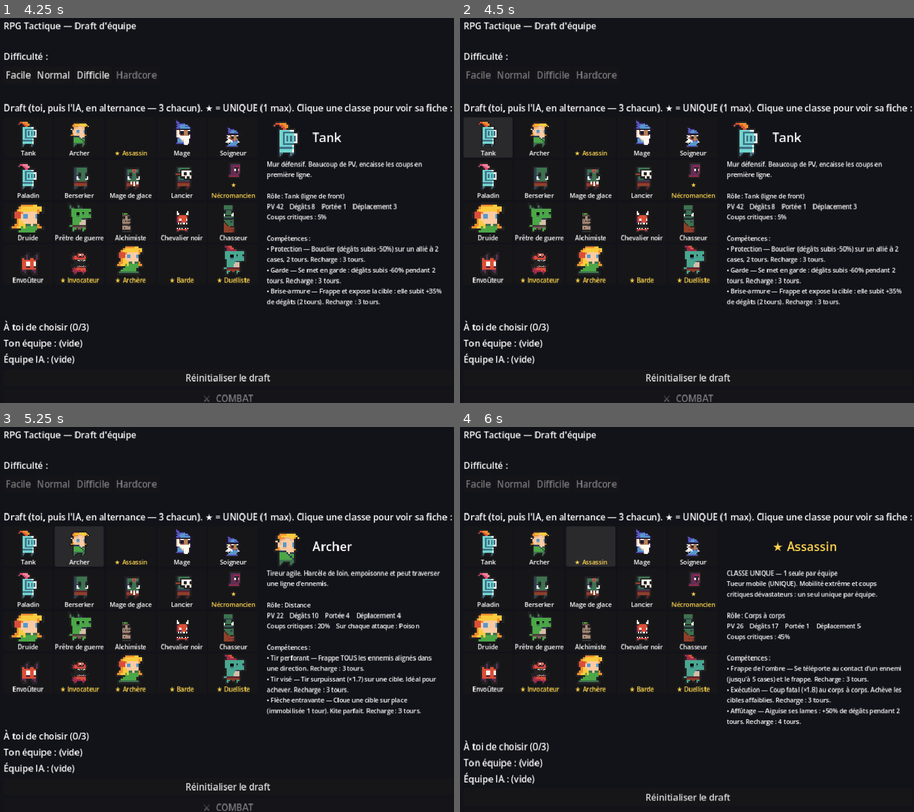
Above: before the commit, frames 1-4 (two rows, left to right).
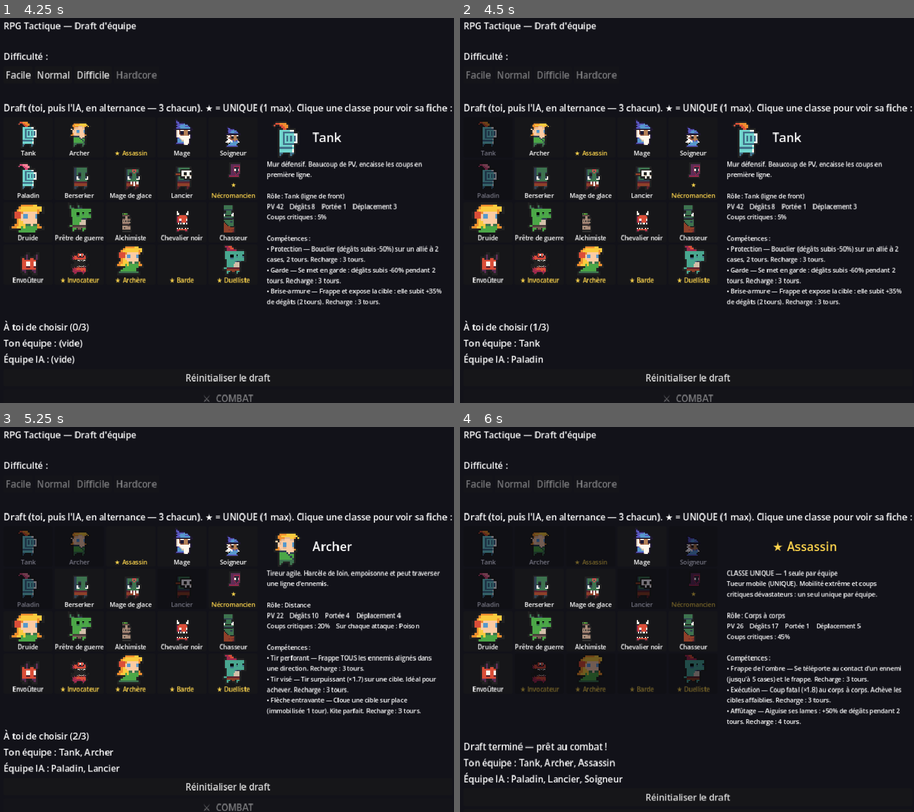
Above: after the commit, the same moments.

Repository: bodji27200-web/mon-jeux-video-
Game: Godot game, scene res://TeamSelect.tscn
Two runs of this game, one before a commit and one after it. Both use one fixed random seed, a clock stepped at 60 frames per second and the inputs below.
Inputs (mouse positions are in pixels of both pictures, inside the frame that each line leads up to):
- Up to frame 1 (4.25 s): click "Facile" at 0.5 s; click "Normal" at 1.25 s; click "Difficile" at 2 s; click "Normal" at 2.75 s; click "Hardcore" at 3.5 s
- Up to frame 2 (4.5 s): click (487, 137) at 4.27 s
- Up to frame 3 (5.25 s): click (77, 546) at 5.02 s
- Up to frame 4 (6 s): click (591, 546) at 5.77 s

Frame 1 is identical in both runs. In frame 2, 1.4% of the frame differs, in the area x 0-19%, y 25-91%; in frame 3, 1.8%; in frame 4, 3.8%, in the area x 0-57%, y 25-93%.
Error before the commit: Parse Error: Cannot infer the type of "d" variable because the value doesn't have a set type. (res://AI.gd:104)

Commit message:
Fix type inference error on AI.gd line 104
Co-Authored-By: Claude Sonnet 4.6 <noreply@anthropic.com>

Diff:
--- a/AI.gd
+++ b/AI.gd
@@ -101,7 +101,7 @@
 		var all_pool: Array = allies.duplicate()
 		all_pool.append(unit)
 		for a in all_pool:
-			var d := 0 if a == unit else grid.manhattan(best, a.grid_position)
+			var d: int = 0 if a == unit else grid.manhattan(best, a.grid_position)
 			if d <= heal_rng:
 				var ratio := float(a.hp) / float(a.data.max_hp)
 				if ratio < best_ratio and ratio < 1.0:
--- a/project.godot
+++ b/project.godot
@@ -27,9 +27,7 @@
 window/size/viewport_width=832
 window/size/viewport_height=704
 window/size/mode=2
-window/size/resizable=true
 window/stretch/mode="canvas_items"
-window/stretch/aspect="keep"
 
 [rendering]
 
Not shown, added: AI.gd.uid
Not shown, added: Battle.gd.uid
Not shown, added: FloatingText.gd.uid
Not shown, added: GameData.gd.uid
Not shown, added: Grid.gd.uid
Not shown, added: SkillFX.gd.uid
Not shown, added: TeamSelect.gd.uid
Not shown, added: TurnManager.gd.uid
Not shown, added: Unit.gd.uid
Not shown, changed: assets/dungeon_tileset.png.import
